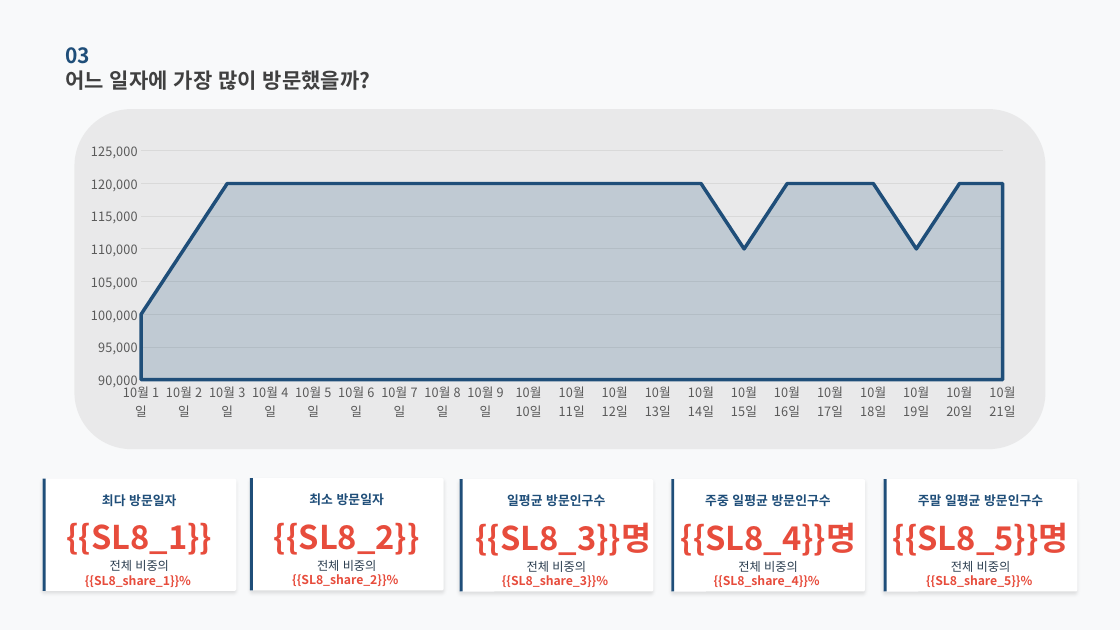
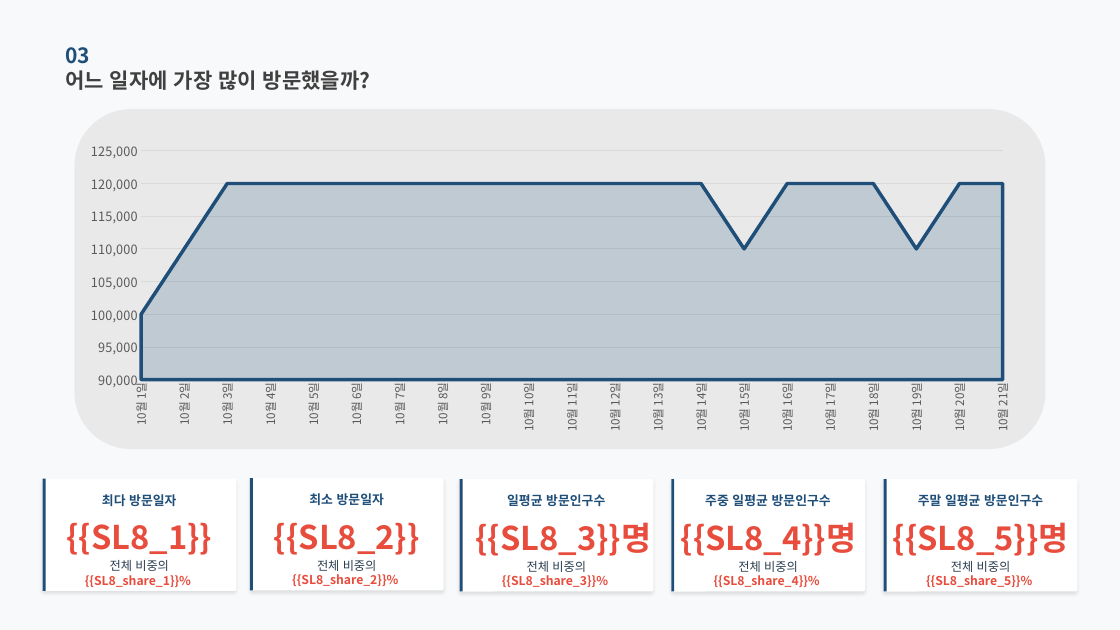
Before and after one commit to roddms/auto-report, a slide deck: slide 8 of template/master.pptx. Drawn at 1120x630 pixels with LibreOffice and Linux fonts; fonts in the diff are those of the drawing. Boxes give left, top, right and bottom in pixels: in the first picture for what was removed or moved away, otherwise in the second. Text is boxed around its words. In the diff, an @@ line names an element or a change of style, - is before the commit and + after.

```diff
--- a/template/master.pptx
+++ b/template/master.pptx
@@ area chart at (91,108,1026,451) @@
@@ category axis changed @@
```
Also in this commit, not shown: 4 other slides changed, 10 other files.
